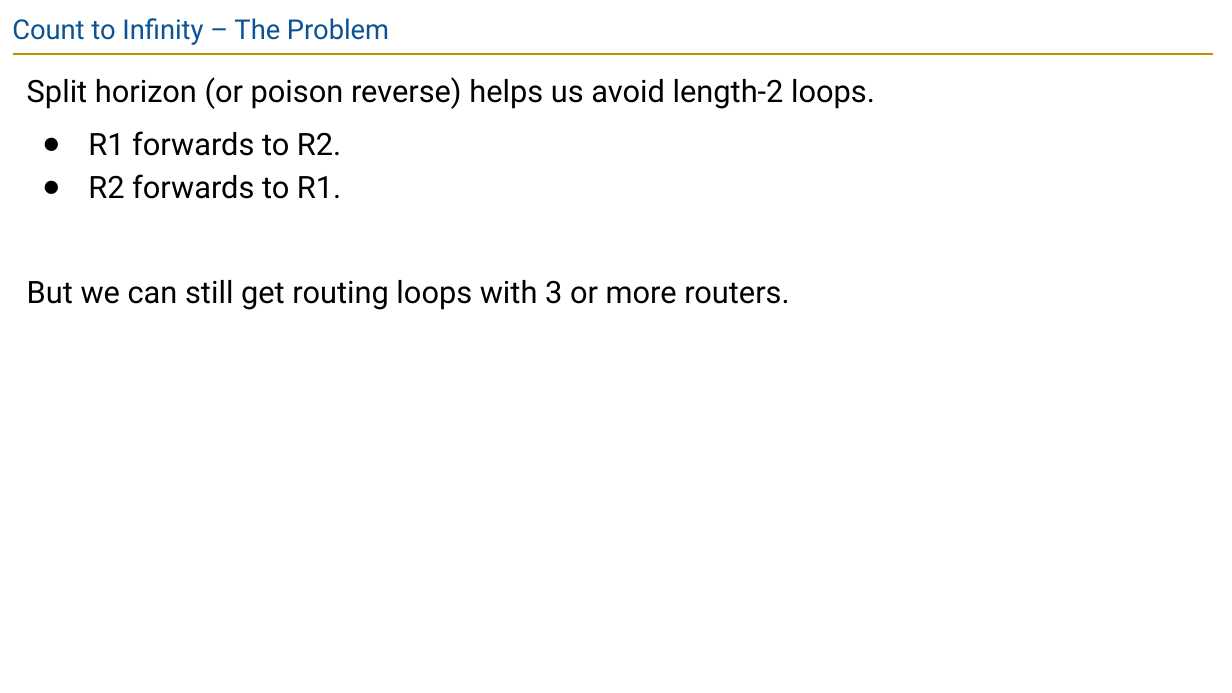
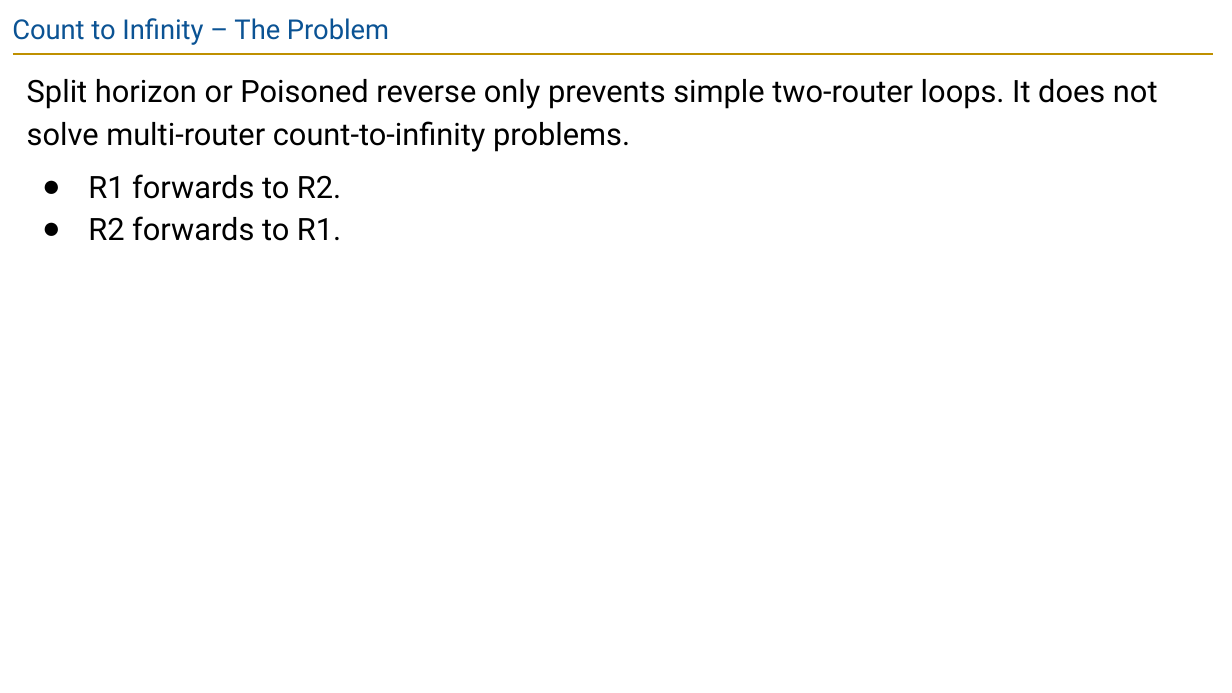
Before and after one commit to guhofstra/CSC175Sp26, a slide deck: slide 86 of PPTs/Lecture 5.2 - Distance-Vector.pptx. Drawn at 1232x693 pixels with LibreOffice and Linux fonts; fonts in the diff are those of the drawing. Boxes give left, top, right and bottom in pixels: in the first picture for what was removed or moved away, otherwise in the second. Text is boxed around its words. In the diff, an @@ line names an element or a change of style, - is before the commit and + after.

```diff
--- a/PPTs/Lecture 5.2 - Distance-Vector.pptx
+++ b/PPTs/Lecture 5.2 - Distance-Vector.pptx
@@ text at [27, 79, 1158, 152]: text changed @@
-Split horizon (or poison reverse) helps us avoid length-2 loops.
+Split horizon or Poisoned reverse only prevents simple two-router loops. It does not solve multi-router count-to-infinity problems.
@@ text at [27, 280, 789, 310]: paragraph removed @@
-But we can still get routing loops with 3 or more routers.
```
Also in this commit, not shown: 21 other slides changed, 7 other files.
